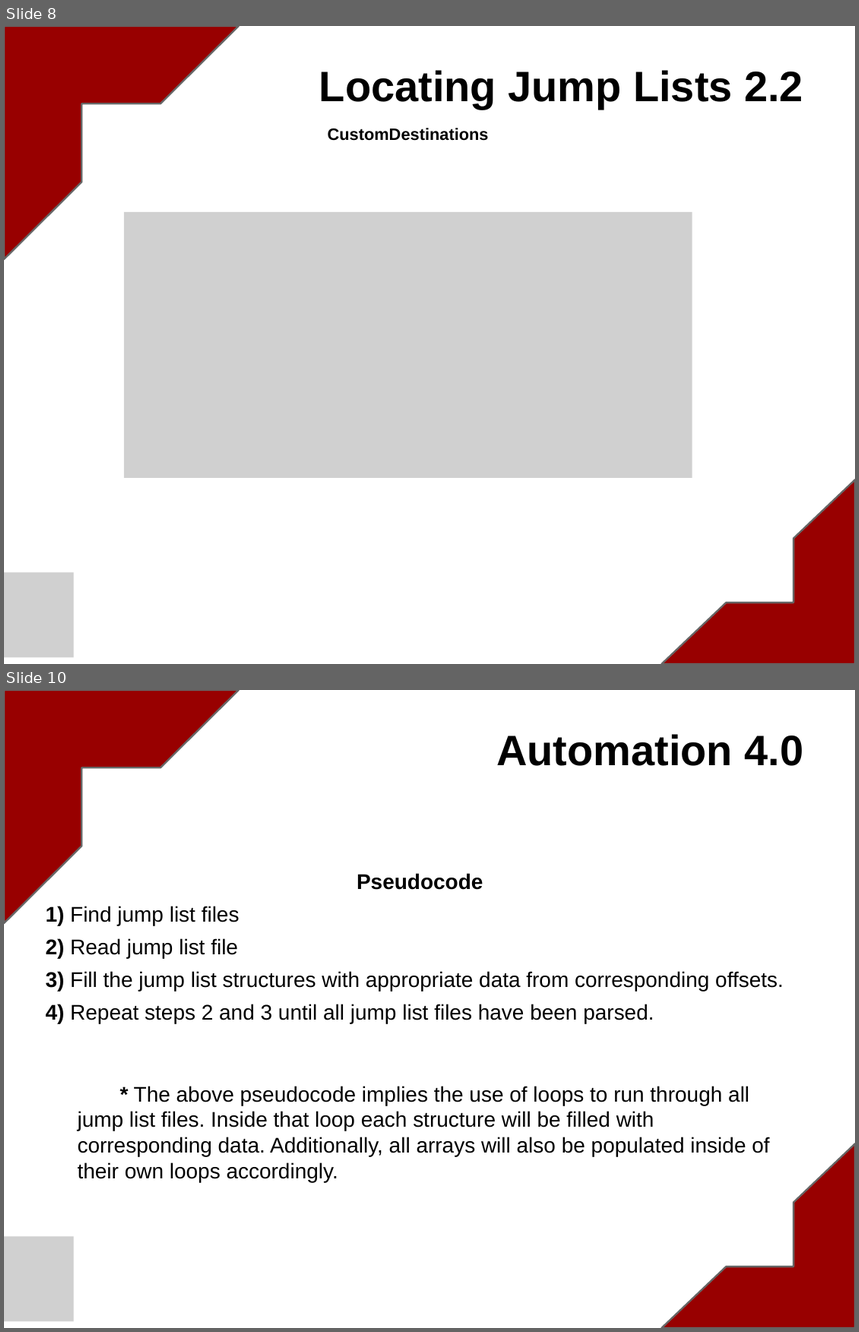
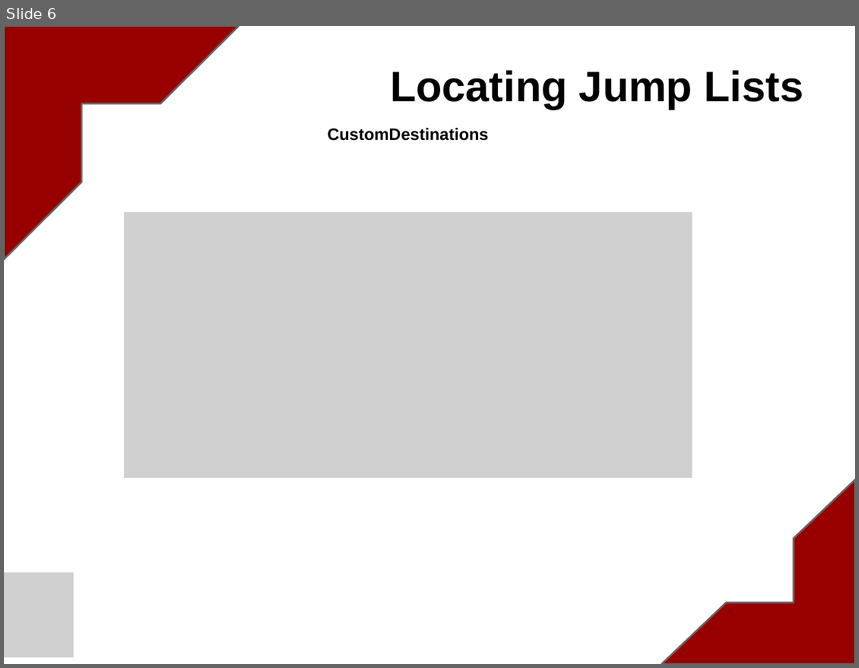
Before and after one commit to blakelyh/Jumplist, a slide deck: doc/project/WindowsJumpLists.pptx. Shown one above the other, each under a label of ours: slides 8 and 10 before the commit, slide 6 after it; the slides between them are not shown. The pictures are 859x1332 and 859x668 pixels, drawn with LibreOffice and Linux fonts; fonts in the diff are those of the drawing; grey boxes stand for pictures. Boxes give left, top, right and bottom in pixels: in the first picture for what was removed or moved away, otherwise in the second. Text is boxed around its words. In the diff, an @@ line names an element or a change of style, - is before the commit and + after.

```diff
--- a/doc/project/WindowsJumpLists.pptx
+++ b/doc/project/WindowsJumpLists.pptx
@@ slide 10 removed at [4, 690, 855, 1328], background #FFFFFF @@
@@ half frame removed at [4, 690, 239, 923] @@
@@ title removed at [496, 734, 804, 766] @@
-Automation 4.0
@@ text removed at [46, 873, 784, 1182] @@
-Pseudocode
-1) Find jump list files
-2) Read jump list file
-3) Fill the jump list structures with appropriate data from corresponding offsets.
-4) Repeat steps 2 and 3 until all jump list files have been parsed.
-* The above pseudocode implies the use of loops to run through all jump list files. Inside that loop each structure will be filled with corresponding data. Additionally, all arrays will also be populated inside of their own loops accordingly.
@@ half frame removed at [662, 1144, 855, 1328] @@
@@ picture removed at [4, 1236, 74, 1322] @@
@@ what was slide 8 is now slide 6 @@
@@ slide 6 changed as well @@
@@ title at [390, 70, 804, 109]: text changed @@
-Locating Jump Lists 2.2
+Locating Jump Lists
```
Also in this commit, not shown: 6 other slides changed, 4 slides added, 4 other slides removed.
